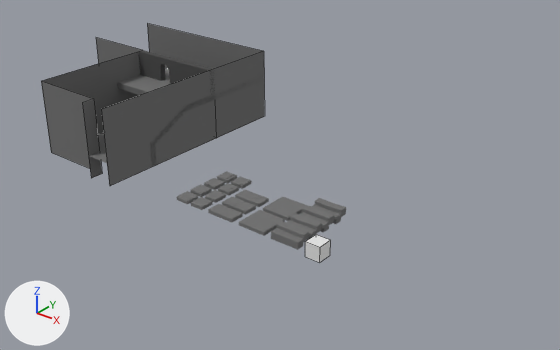
What one commit did to the Blender file Assets/Models/Rooms_00_Template_0.blend.
Before and after are seen from a camera (50 mm lens) standing at (61.5, -61.1, 45.4) and looking at (-0.2, 15.9, -2.4). The lights are fixed; the arrows at lower left show +X, +Y and +Z. Mesh edges are drawn as thin lines on the coarser meshes.

Names of what the first picture shows: 'Cube', 'Floor_2X4_00', 'Floor_4X4_00', 'Floor_4X4_01', 'Pietro Sciana', 'Powierzchnia', 'Sciany', 'Stairs_2X4_00', 'Stairs_2X4_01', 'Stairs_2X4_02', 'Stairs_2X4_03'.
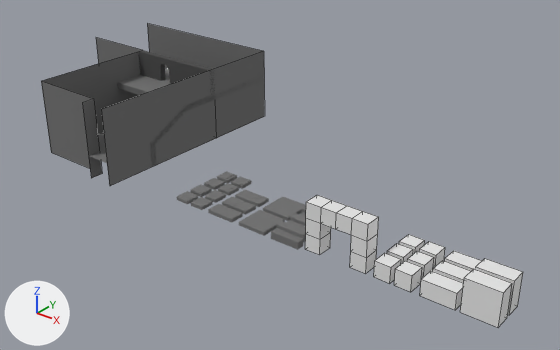
Commit message: Added Walls

Edits to the bpy script that builds the scene:
```text
Add me_cube_033:
    me_cube_033.from_pydata(...)  # a box spanning x -2.0..2.0, y -1.0..1.0, z 0.0..4.0
Add me_cube_031:
    me_cube_031.from_pydata(...)  # a box spanning x -2.0..2.0, y -1.0..1.0, z 0.0..2.0
Add me_cube_027:
    me_cube_027.from_pydata(...)  # a box spanning x -1.0..1.0, y -1.0..1.0, z 0.0..2.0
Add me_cube_016_1:
    me_cube_016_1.from_pydata(...)  # a box spanning x -4.0..-2.0, y -1.0..1.0, z 0.0..2.0; a box spanning x 2.0..4.0, y -1.0..1.0, z 0.0..2.0; a box spanning x -4.0..-2.0, y -1.0..1.0, z 2.0..4.0; a box spanning x 2.0..4.0, y -1.0..1.0, z 2.0..4.0; a box spanning x -4.0..-2.0, y -1.0..1.0, z 4.0..6.0; a box spanning x 2.0..4.0, y -1.0..1.0, z 4.0..6.0; a box spanning x 0.0..2.0, y -1.0..1.0, z 4.0..6.0; a box spanning x -2.0..0.0, y -1.0..1.0, z 4.0..6.0
Remove ob_cube:
    ob_cube = bpy.data.objects.new('Cube', me_cube_016)
    ob_cube.location = (18.0, 0.0, 0.0)
Add ob_wall_4x4_01:
    ob_wall_4x4_01 = bpy.data.objects.new('Wall_4x4_01', me_cube_033)
    ob_wall_4x4_01.location = (38.0, 2.5, 0.0)
Add ob_wall_4x4_00:
    ob_wall_4x4_00 = bpy.data.objects.new('Wall_4x4_00', me_cube_033.copy())
    ob_wall_4x4_00.location = (38.0, 0.0, 0.0)
Add ob_wall_2x4_02:
    ob_wall_2x4_02 = bpy.data.objects.new('Wall_2x4_02', me_cube_031)
    ob_wall_2x4_02.location = (33.5, 5.0, 0.0)
Add ob_wall_2x4_01:
    ob_wall_2x4_01 = bpy.data.objects.new('Wall_2x4_01', me_cube_031.copy())
    ob_wall_2x4_01.location = (33.5, 2.5, 0.0)
Add ob_wall_2x4_00:
    ob_wall_2x4_00 = bpy.data.objects.new('Wall_2x4_00', me_cube_031.copy())
    ob_wall_2x4_00.location = (33.5, 0.0, 0.0)
Add ob_wall_2x2_05:
    ob_wall_2x2_05 = bpy.data.objects.new('Wall_2x2_05', me_cube_027)
    ob_wall_2x2_05.location = (29.5, 5.0, 0.0)
Add ob_wall_2x2_04:
    ob_wall_2x2_04 = bpy.data.objects.new('Wall_2x2_04', me_cube_027.copy())
    ob_wall_2x2_04.location = (27.0, 5.0, 0.0)
Add ob_wall_2x2_03:
    ob_wall_2x2_03 = bpy.data.objects.new('Wall_2x2_03', me_cube_027.copy())
    ob_wall_2x2_03.location = (29.5, 2.5, 0.0)
Add ob_wall_2x2_02:
    ob_wall_2x2_02 = bpy.data.objects.new('Wall_2x2_02', me_cube_027.copy())
    ob_wall_2x2_02.location = (27.0, 2.5, 0.0)
Add ob_wall_2x2_01:
    ob_wall_2x2_01 = bpy.data.objects.new('Wall_2x2_01', me_cube_027.copy())
    ob_wall_2x2_01.location = (29.5, 0.0, 0.0)
Add ob_wall_2x2_00:
    ob_wall_2x2_00 = bpy.data.objects.new('Wall_2x2_00', me_cube_027.copy())
    ob_wall_2x2_00.location = (27.0, 0.0, 0.0)
Add ob_door_2x4_00:
    ob_door_2x4_00 = bpy.data.objects.new('Door_2X4_00', me_cube_016_1)
    ob_door_2x4_00.location = (21.0, 0.0, 0.0)
```

Changed parts and their boxes (x1, y1, x2, y2) in the pictures (560 x 350 px):
'Door_2X4_00', added: after (305, 195, 379, 274)
'Wall_4x4_00', added: after (460, 269, 512, 327)
'Wall_2x4_00', added: after (420, 271, 464, 310)
'Wall_4x4_01', added: after (476, 259, 523, 315)
'Wall_2x2_01', added: after (394, 261, 422, 292)
'Wall_2x2_00', added: after (374, 253, 401, 283)
'Cube', deleted: before (305, 234, 331, 263)
'Wall_2x4_01', added: after (433, 260, 471, 283)
'Wall_2x4_02', added: after (445, 251, 482, 271)
'Wall_2x2_03', added: after (408, 251, 434, 279)
'Wall_2x2_05', added: after (419, 242, 445, 268)
'Wall_2x2_02', added: after (387, 244, 413, 264)
'Wall_2x2_04', added: after (399, 234, 425, 254)
